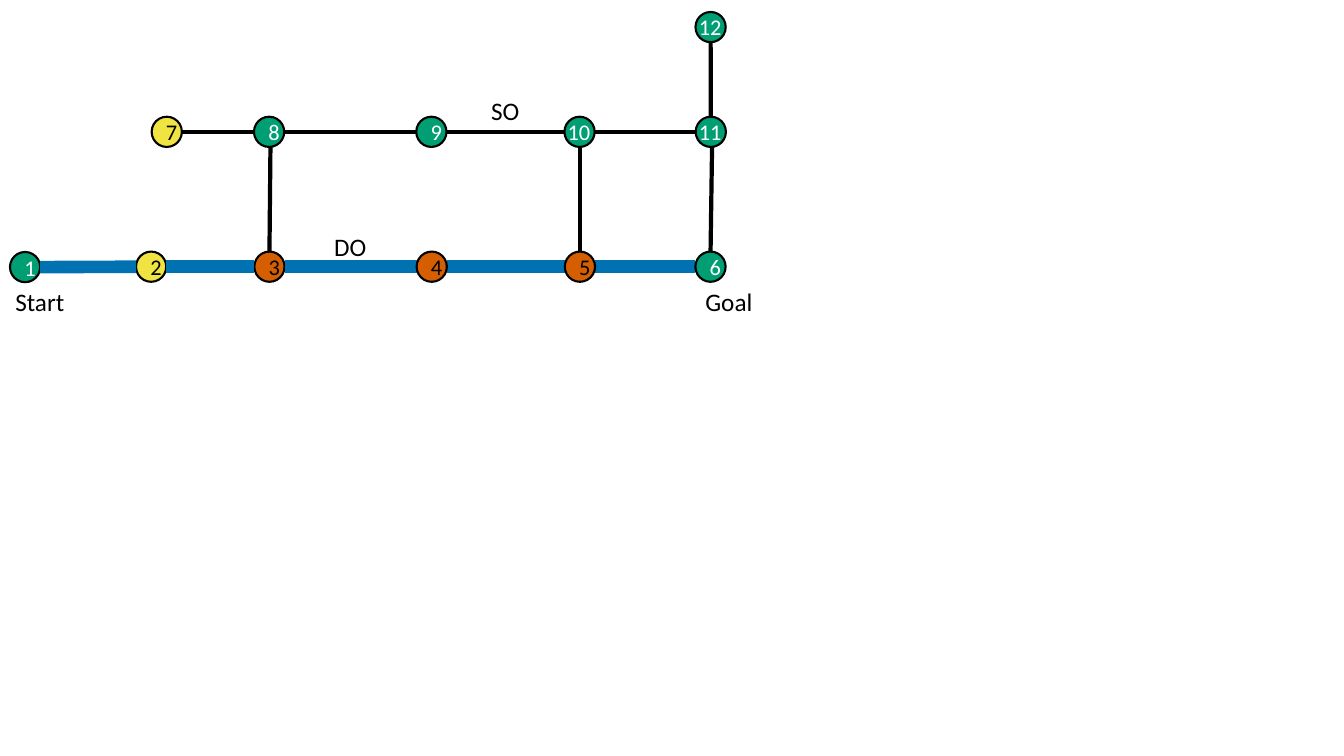
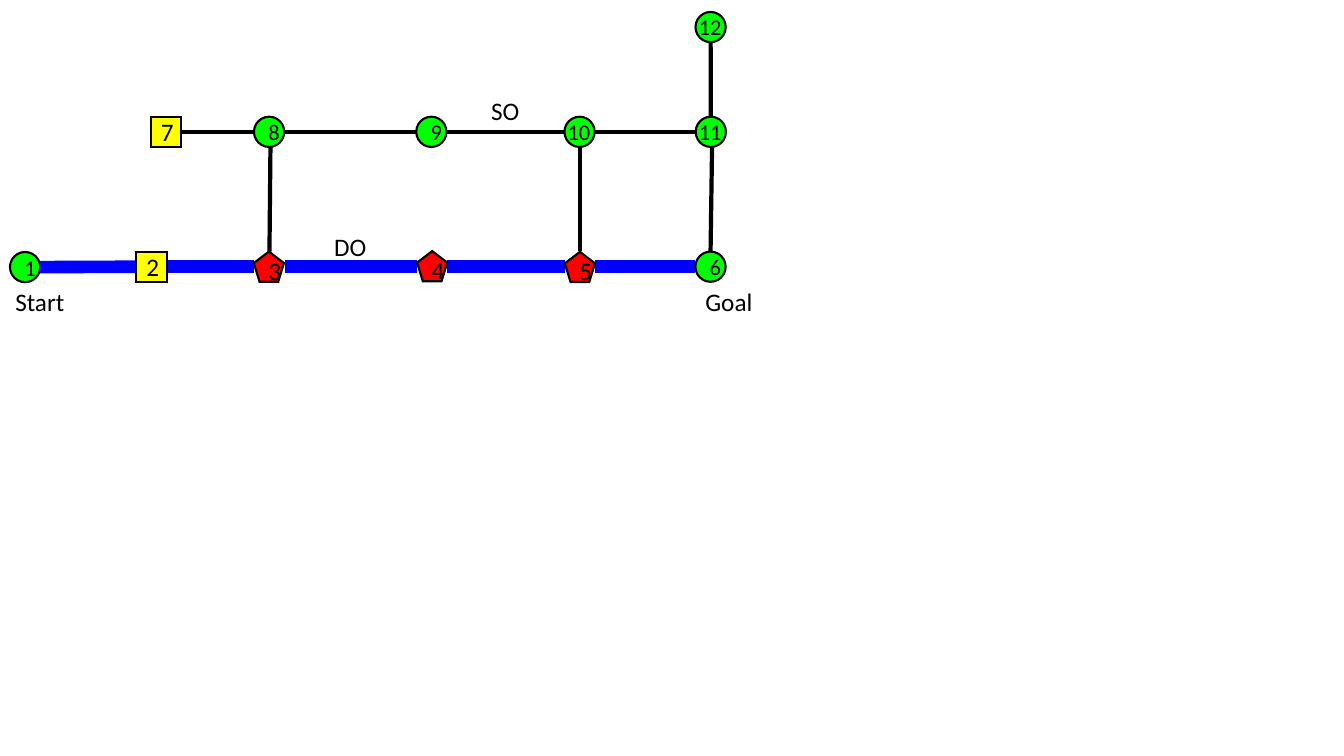
Before and after one commit to cmu-able/explainable-planning, a slide deck: slide 17 of XPlanningEvaluation/data/instruction/instruction-color-blind-friendly.pptx. Drawn at 1344x756 pixels with LibreOffice and Linux fonts; fonts in the diff are those of the drawing. Boxes give left, top, right and bottom in pixels: in the first picture for what was removed or moved away, otherwise in the second. Text is boxed around its words. In the diff, an @@ line names an element or a change of style, - is before the commit and + after.

Commit message:
updated instruction-color-blind-friendly.pptx to use shapes and consistent colors with graphviz colors

```diff
--- a/XPlanningEvaluation/data/instruction/instruction-color-blind-friendly.pptx
+++ b/XPlanningEvaluation/data/instruction/instruction-color-blind-friendly.pptx
@@ text colour #FFFFFF to #000000 in 3 elements at (x1=568, y1=121, x2=591, y2=146), (x1=699, y1=121, x2=722, y2=146), (x1=699, y1=16, x2=722, y2=41) @@
@@ fill #009E73 to #00FF00 in 3 elements at (x1=565, y1=117, x2=595, y2=147), (x1=696, y1=117, x2=726, y2=147), (x1=696, y1=12, x2=726, y2=42) @@
@@ rectangle "7" at (x1=151, y1=117, x2=181, y2=147): size 16 to 18 pt; ellipse to rectangle; fill #F0E442 to #FFFF00 @@
@@ text colour #FFFFFF to #000000; fill #009E73 to #00FF00 in 4 elements at (x1=254, y1=117, x2=284, y2=147), (x1=416, y1=117, x2=447, y2=147), (x1=696, y1=252, x2=726, y2=282), (x1=10, y1=252, x2=40, y2=282) @@
@@ line (40, 267) - (136, 267): stroke #0072B2 9 pt to #0000FF 9 pt @@
@@ rectangle "2" at (x1=136, y1=252, x2=166, y2=282): size 16 to 18 pt; ellipse to rectangle; fill #F0E442 to #FFFF00 @@
@@ line (166, 267) - (254, 267): stroke #0072B2 9 pt to #0000FF 9 pt @@
@@ line (284, 267) - (416, 267): stroke #0072B2 9 pt to #0000FF 9 pt @@
@@ size 16 to 18 pt; ellipse to pentagon; fill #D55E00 to #FF0000 in 3 elements at (x1=254, y1=252, x2=284, y2=282), (x1=565, y1=252, x2=595, y2=282), (x1=417, y1=251, x2=448, y2=281) @@
@@ line (447, 267) - (565, 267): stroke #0072B2 9 pt to #0000FF 9 pt @@
@@ line (595, 267) - (696, 267): stroke #0072B2 9 pt to #0000FF 9 pt @@
```
Also in this commit, not shown: 6 other slides changed.
